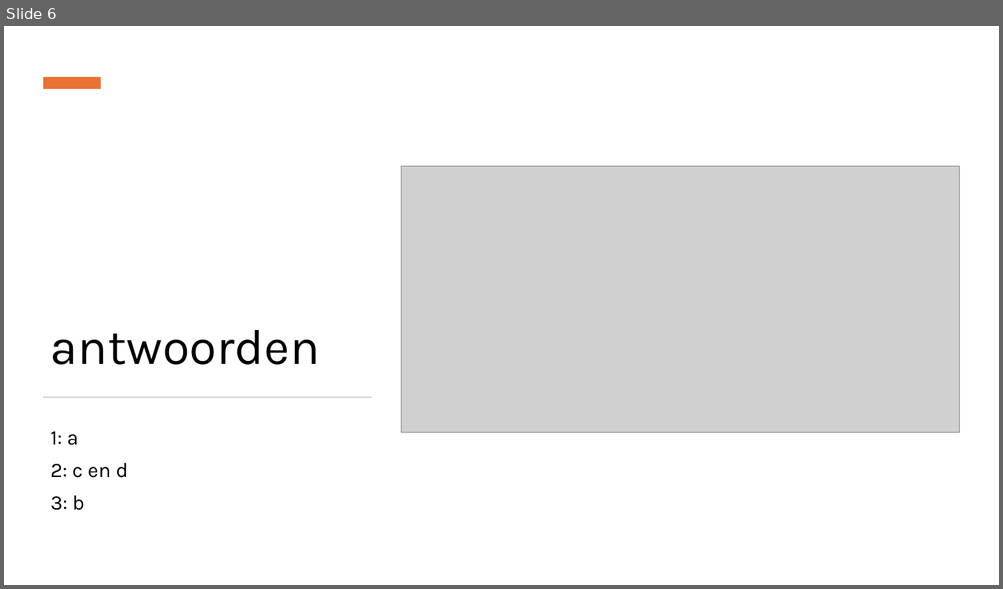
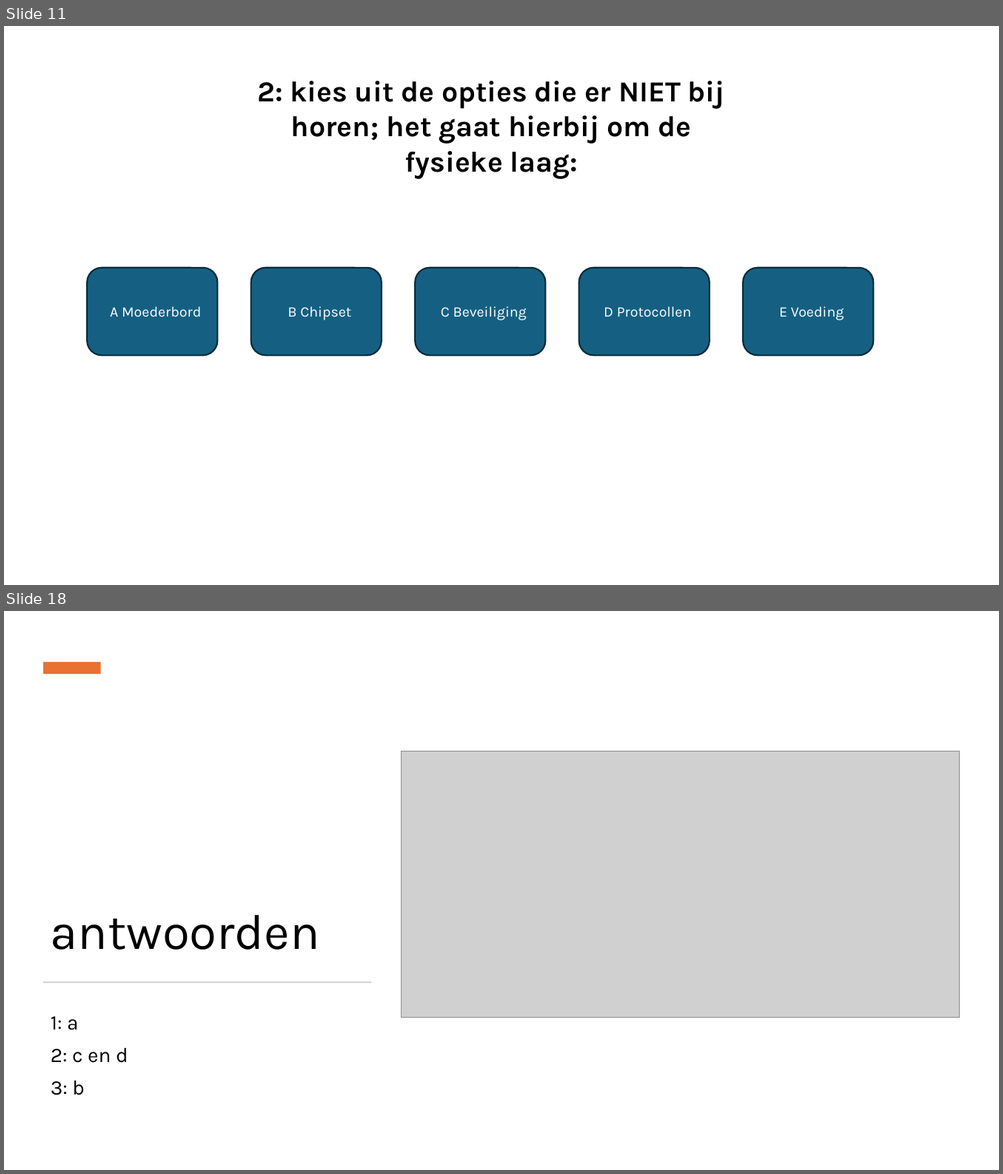
Before and after one commit to Dylan832009/Dylan832009.github.io, a slide deck: presentatie drielagen model.pptx. Shown one above the other, each under a label of ours: slide 6 before the commit, slides 11 and 18 after it; the slides between them are not shown. The pictures are 1003x589 and 1003x1174 pixels, drawn with LibreOffice and Linux fonts; fonts in the diff are those of the drawing; grey boxes stand for pictures. Boxes give left, top, right and bottom in pixels: in the first picture for what was removed or moved away, otherwise in the second. Text is boxed around its words. In the diff, an @@ line names an element or a change of style, - is before the commit and + after.

```diff
--- a/presentatie drielagen model.pptx
+++ b/presentatie drielagen model.pptx
@@ slide 11 added at box(4, 26, 999, 585), background #FFFFFF @@
@@ text added at box(257, 81, 725, 179), 28 pt, text #000000, bold @@
+2: kies uit de opties die er NIET bij horen; het gaat hierbij om de fysieke laag:
@@ rounded rectangle added at box(87, 268, 217, 356), fill #156082, outline #092A39 1.5 pt, 14 pt, text #FFFFFF @@
+A Moederbord
@@ rounded rectangle added at box(251, 268, 381, 356), fill #156082, outline #092A39 1.5 pt, 14 pt, text #FFFFFF @@
+B Chipset
@@ rounded rectangle added at box(415, 268, 546, 356), fill #156082, outline #092A39 1.5 pt, 14 pt, text #FFFFFF @@
+C Beveiliging
@@ rounded rectangle added at box(579, 268, 710, 356), fill #156082, outline #092A39 1.5 pt, 14 pt, text #FFFFFF @@
+D Protocollen
@@ rounded rectangle added at box(743, 268, 874, 356), fill #156082, outline #092A39 1.5 pt, 14 pt, text #FFFFFF @@
+E Voeding
@@ what was slide 6 is now slide 18 @@
```
Also in this commit, not shown: 2 slides changed, 11 other slides added.
